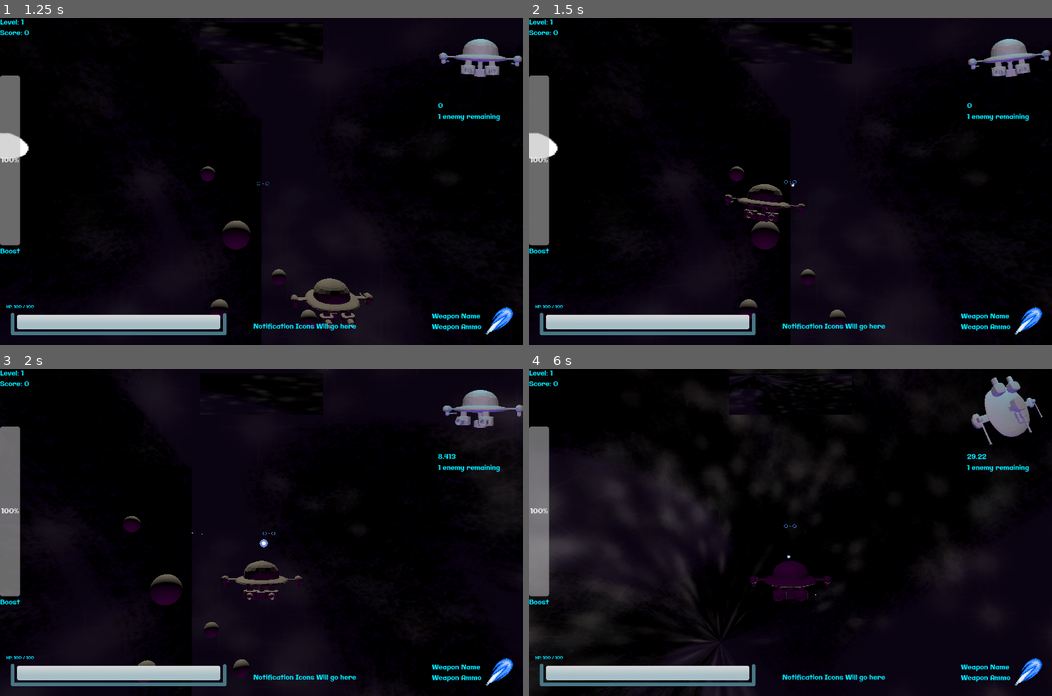
Above: before the commit, frames 1-4 (two rows, left to right).
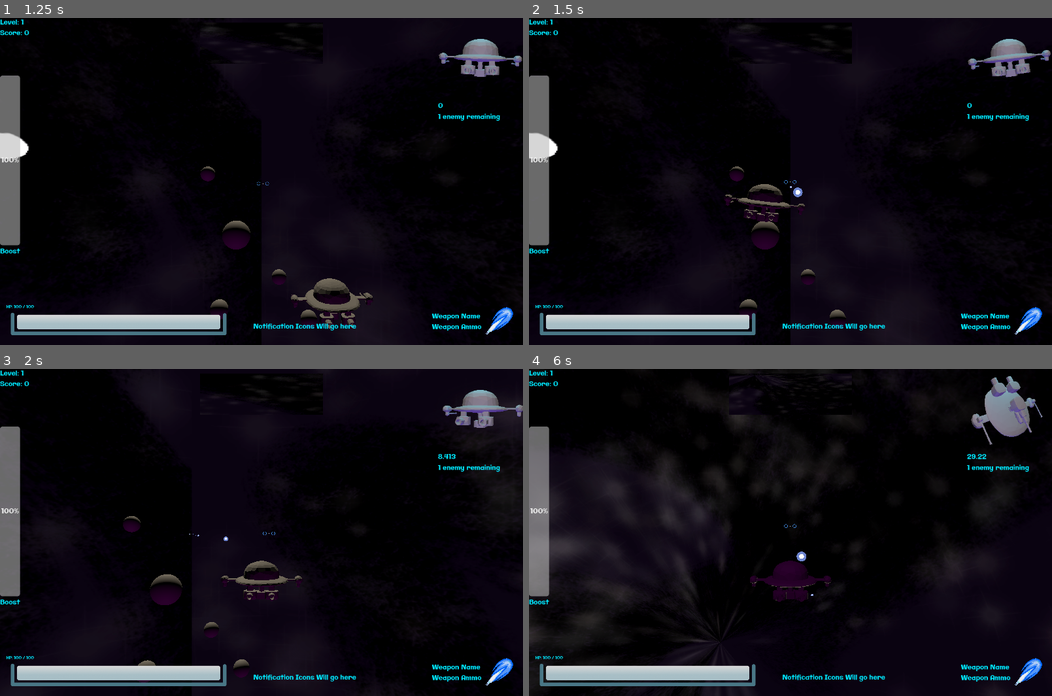
Above: after the commit, the same moments.

Repository: WilliamAalund/TAGD-Game-Jam-Fall-2024
Game: Godot game, scene res://Code/PrimaryScenes/Main/Main.tscn
Two runs of this game, one before a commit and one after it. Both use one fixed random seed, a clock stepped at 60 frames per second and the inputs below.
Inputs (mouse positions are in pixels of both pictures, inside the frame that each line leads up to):
- Up to frame 1 (1.25 s): click "Arcade" at 0.5 s
- Up to frame 2 (1.5 s): tap Enter at 1.25 s; move the mouse to (905, 165) at 1.27 s; hold D (debug_right) from 1.28 s (still down); hold Space (shoot) from 1.28 s (still down)
- Up to frame 3 (2 s): keep holding D (debug_right); keep holding Space (shoot)
- Up to frame 4 (6 s): move the mouse to (685, 548) at 2.02 s; release D (debug_right) at 2.03 s; release Space (shoot) at 2.03 s; hold S (debug_down) 2.03-2.78 s; tap Shift (boost) at 2.1 s; tap Space (shoot) at 2.3, 3.05, 3.8, 4.55, 5.1 s; move the mouse to (842, 460) at 2.77 s; hold D (debug_right) 2.78-3.53 s; hold F (break) 2.78-3.53 s; move the mouse to (764, 597) at 3.52 s; hold W (debug_up) 3.53-4.28 s; tap Z (expand_hud) at 3.6 s; move the mouse to (947, 581) at 4.27 s; hold Right mouse button (focus) 4.28-5.03 s; hold A (debug_left) 4.28-5.78 s; tap R (debug_press_1) at 4.9 s; move the mouse to (633, 483) at 5.02 s; move the mouse to (816, 532) at 5.77 s; hold S (debug_down) from 5.78 s (still down); hold Space (shoot) from 5.78 s (still down)

Frame 1 is identical in both runs. In frame 2, less than 0.1% of the frame differs, in the area x 49-53%, y 50-55%; in frame 3, less than 0.1%; in frame 4, less than 0.1%, in the area x 49-55%, y 55-70%.

Commit message:
Weapon System Refactor Implemented

Diff:
--- a/Game/Code/Entities/Player/v1/Player.tscn
+++ b/Game/Code/Entities/Player/v1/Player.tscn
@@ -8,6 +8,7 @@
 [ext_resource type="PackedScene" uid="uid://mwdnu3g0yeef" path="res://Code/Entities/Player/v1/PlayAreaSeeker.tscn" id="5_u7qfv"]
 [ext_resource type="PackedScene" uid="uid://cwuqqftk7pvtn" path="res://Code/Entities/Player/v1/CoreStatsManager.tscn" id="6_ng4yd"]
 [ext_resource type="PackedScene" uid="uid://bbgic7t57ie7l" path="res://Code/Entities/Player/v1/SoundController.tscn" id="7_12a38"]
+[ext_resource type="PackedScene" uid="uid://cdmch628osxlw" path="res://Code/Entities/Weapons/WeaponManager.tscn" id="7_34yx4"]
 
 [sub_resource type="Animation" id="Animation_qi1js"]
 length = 0.001
@@ -134,7 +135,10 @@
 transform = Transform3D(1, 0, 0, 0, 1, 0, 0, 0, 1, 0, 0, 1.06951)
 camera_following_player = false
 
+[node name="WeaponManager" parent="." instance=ExtResource("7_34yx4")]
+
 [node name="ProjectileHandler" parent="." instance=ExtResource("4_l1hh6")]
+process_mode = 4
 
 [node name="CoreStatsManager" parent="." instance=ExtResource("6_ng4yd")]
 
@@ -146,6 +150,7 @@
 [connection signal="new_player_data_packet" from="." to="Ship/PlayAreaSeeker" method="_on_player_new_player_data_packet"]
 [connection signal="new_player_data_packet" from="." to="ShipCamera" method="_on_player_new_player_data_packet"]
 [connection signal="new_player_data_packet" from="." to="ProjectileHandler" method="_on_player_new_player_data_packet"]
+[connection signal="new_player_data_packet" from="." to="WeaponManager" method="_on_player_new_player_data_packet"]
 [connection signal="ship_scraping_against_surface" from="Ship" to="CoreStatsManager" method="_on_ship_ship_scraping_against_surface"]
 [connection signal="projectile_fired" from="ProjectileHandler" to="Ship/SoundController" method="_on_projectile_handler_projectile_fired"]
 [connection signal="player_HP_depleted" from="CoreStatsManager" to="." method="_on_core_stats_manager_player_hp_depleted"]
--- /dev/null
+++ b/Game/Code/Entities/Weapons/FiringPorts.tscn
@@ -0,0 +1,18 @@
+[gd_scene load_steps=2 format=3 uid="uid://dofne8q1s7eqh"]
+
+[ext_resource type="Script" path="res://Code/Scripts/Non Globals/firing_ports.gd" id="1_ytpf5"]
+
+[node name="FiringPorts" type="Node3D"]
+script = ExtResource("1_ytpf5")
+
+[node name="Left" type="Marker3D" parent="."]
+transform = Transform3D(1, 0, 0, 0, 1, 0, 0, 0, 1, -1.2, 0, -1.5)
+
+[node name="Enemy" type="Marker3D" parent="."]
+transform = Transform3D(1, 0, 0, 0, 1, 0, 0, 0, 1, 0, 0, -1.5)
+
+[node name="Right" type="Marker3D" parent="."]
+transform = Transform3D(1, 0, 0, 0, 1, 0, 0, 0, 1, 1.2, 0, -1.5)
+
+[node name="Middle" type="Marker3D" parent="."]
+transform = Transform3D(1, 0, 0, 0, 1, 0, 0, 0, 1, 0, -1, 0)
--- /dev/null
+++ b/Game/Code/Entities/Weapons/Laser.tscn
@@ -0,0 +1,7 @@
+[gd_scene load_steps=3 format=3 uid="uid://csdrks55j6t1u"]
+
+[ext_resource type="PackedScene" uid="uid://bhwunq28wyi18" path="res://Code/Entities/Weapons/Weapon.tscn" id="1_2gp7w"]
+[ext_resource type="Script" path="res://Code/Scripts/Non Globals/laser.gd" id="2_sqiag"]
+
+[node name="Laser" instance=ExtResource("1_2gp7w")]
+script = ExtResource("2_sqiag")
--- /dev/null
+++ b/Game/Code/Entities/Weapons/Shotgun.tscn
@@ -0,0 +1,8 @@
+[gd_scene load_steps=3 format=3 uid="uid://e2stg3aeuxcl"]
+
+[ext_resource type="PackedScene" uid="uid://bhwunq28wyi18" path="res://Code/Entities/Weapons/Weapon.tscn" id="1_s1sac"]
+[ext_resource type="Script" path="res://Code/Scripts/Non Globals/Shotgun.gd" id="2_okngs"]
+
+[node name="Shotgun" instance=ExtResource("1_s1sac")]
+script = ExtResource("2_okngs")
+num_pellets = 4
--- /dev/null
+++ b/Game/Code/Entities/Weapons/Weapon.tscn
@@ -0,0 +1,9 @@
+[gd_scene load_steps=3 format=3 uid="uid://bhwunq28wyi18"]
+
+[ext_resource type="Script" path="res://Code/Tests/Weapons/v1/weapon.gd" id="1_muct8"]
+[ext_resource type="PackedScene" uid="uid://dofne8q1s7eqh" path="res://Code/Entities/Weapons/FiringPorts.tscn" id="2_827gt"]
+
+[node name="Weapon" type="Node3D"]
+script = ExtResource("1_muct8")
+
+[node name="FiringPorts" parent="." instance=ExtResource("2_827gt")]
--- /dev/null
+++ b/Game/Code/Entities/Weapons/WeaponManager.tscn
@@ -0,0 +1,6 @@
+[gd_scene load_steps=2 format=3 uid="uid://cdmch628osxlw"]
+
+[ext_resource type="Script" path="res://Code/Scripts/Non Globals/weapon_manager.gd" id="1_fvlwf"]
+
+[node name="WeaponManager" type="Node3D"]
+script = ExtResource("1_fvlwf")
--- a/Game/Code/Scripts/Classes/PlayerData.gd
+++ b/Game/Code/Scripts/Classes/PlayerData.gd
@@ -34,8 +34,9 @@
 @export var HP_depleted := false
 @export var infinite_scrap := false
 @export var score := 0
-enum secondary_weapons {NONE,MISSILE,SCOPED,MINIGUN}
-@export var secondary_weapon: secondary_weapons
+#enum secondary_weapons {NONE,MISSILE,SCOPED,MINIGUN}
+@export var primary_weapon_id = 0
+@export var secondary_weapon_id = -1
 @export var secondary_weapon_selected := false
 
 var scrape_current_invincibility_frames = 0
--- a/Game/Code/Scripts/Non Globals/Projectilev2.gd
+++ b/Game/Code/Scripts/Non Globals/Projectilev2.gd
@@ -6,6 +6,7 @@
 @export var projectile_creator_group = "Not Set"
 enum type_enum {LASER, MISSILE,TEST,ENEMY_LASER}
 @export var type: type_enum
+@export var damage: int = 10
 
 var distance_traveled
 var current_maximum_projectile_range
@@ -37,7 +38,7 @@
 			var collider = collision.get_collider()
 			if collider.is_in_group("player") and projectile_creator_group == "enemy":
 				#print("Player hit by projectile")
-				PlayerData.inflict_damage(10, "laser")
+				PlayerData.inflict_damage(damage, "laser")
 			elif collider.is_in_group("enemy") and projectile_creator_group == "player":
 				#print("Enemy hit by projectile")
 				if collider.has_method("damaged_by_projectile"):
@@ -48,15 +49,33 @@
 		end_explosion.global_position = self.global_position
 		self.queue_free()
 
-func set_up_projectile(projectile_type: type_enum, creator_basis: Basis,creator_group: String):
+
+func set_up_projectile_v2(creator_basis: Basis, projectile_damage: int, projectile_range: float, projectile_velocity: float, creator_group: String = "player", projectile_type: type_enum = type_enum.LASER):
+	print(creator_basis)
+	basis_of_projectile_creator = creator_basis
+	projectile_creator_group = creator_group
+	distance_traveled = 0.0
+	current_speed = projectile_velocity
+	current_maximum_projectile_range = projectile_range
+	damage = projectile_damage
+	if projectile_type == type_enum.LASER:
+		$Laser.visible = true
+		$PlayerLaserHitbox.disabled = false
+	elif projectile_type == type_enum.ENEMY_LASER:
+		$EnemyLaser.visible = true
+		$EnemyLaserHitbox.disabled = false
+	else:
+		$Laser.visible = true
+		$PlayerLaserHitbox.disabled = false
+
+func set_up_projectile(projectile_type: type_enum, creator_basis: Basis,creator_group: String): # Deprecated. use set_up_projectile_v2 instead
 	basis_of_projectile_creator = creator_basis
 	projectile_creator_group = creator_group
 	distance_traveled = 0.0
 	if projectile_type == type_enum.LASER:
 		current_speed = SPEED_LASER
 		current_maximum_projectile_range = MAX_RANGE_LASER
-		$Laser.visible = true
-		$PlayerLaserHitbox.disabled = false
+
 	elif projectile_type == type_enum.ENEMY_LASER:
 		current_speed = SPEED_ENEMY_LASER
 		current_maximum_projectile_range = MAX_RANGE_ENEMY_LASER
--- /dev/null
+++ b/Game/Code/Scripts/Non Globals/Shotgun.gd
@@ -0,0 +1,14 @@
+extends WeaponTest
+
+@export var num_pellets := 4
+
+# Called when the node enters the scene tree for the first time.
+func _ready() -> void:
+	pass # Replace with function body.
+
+
+func shoot():
+	print("Shotgun form of shoot")
+	for pellet in range(num_pellets):
+		firing_ports.spawn_projectile(projectile_spread_angle, projectile_damage, projectile_range, projectile_velocity, enemy_weapon) # FIXME: Not compatible with enemies yet
+# func set_up_projectile_v2(creator_basis: Basis, projectile_damage: int, projectile_range: float, projectile_velocity: float, creator_group: String = "player", projectile_type: type_enum = type_enum.LASER)
--- /dev/null
+++ b/Game/Code/Scripts/Non Globals/firing_ports.gd
@@ -0,0 +1,54 @@
+extends Node3D
+
+@onready var projectile_scene = load("res://Code/Entities/Projectile/v2/Projectile.tscn")
+
+enum port_modes{ALTERNATE,BOTTOM,THREE,ENEMY,CENTER}
+#@export var port_mode: port_modes
+
+var port_index = 0
+
+# Called when the node enters the scene tree for the first time.
+func _ready() -> void:
+	pass # Replace with function body.
+
+
+# Called every frame. 'delta' is the elapsed time since the previous frame.
+func _process(delta: float) -> void:
+	pass
+
+#set_up_projectile(projectile_type: type_enum, creator_basis: Basis,creator_group: String):
+
+func spawn_projectile(spread: float, projectile_damage: float, projectile_range: float, projectile_velocity: float, enemy_projectile: bool, port_mode: port_modes = port_modes.ALTERNATE) -> void:
+	var projectile_to_spawn = projectile_scene.instantiate()
+
+	var rotation_basis = self.global_transform.basis
+
+	# Generate random angles for horizontal and vertical spread
+	var horizontal_angle = randf_range(-spread, spread)
+	var vertical_angle = randf_range(-spread, spread)
+
+	# Convert angles to radians
+	horizontal_angle = deg_to_rad(horizontal_angle)
+	vertical_angle = deg_to_rad(vertical_angle)
+
+	# Create rotation bases for both axes
+	var horizontal_rotation = Basis().rotated(Vector3(0, 1, 0), horizontal_angle) # Y-axis rotation
+	var vertical_rotation = Basis().rotated(Vector3(1, 0, 0), vertical_angle) # X-axis rotation
+
+	# Combine rotations
+	rotation_basis = horizontal_rotation * vertical_rotation * rotation_basis
+
+	projectile_to_spawn.set_up_projectile_v2(rotation_basis, projectile_damage, projectile_range, projectile_velocity) #projectile_to_spawn.type_enum.LASER,projectile_velocity,
+
+	get_parent().get_parent().get_parent().add_child(projectile_to_spawn)
+
+	if port_mode == port_modes.CENTER:
+		projectile_to_spawn.global_position = $Middle.global_position
+	elif port_mode == port_modes.ALTERNATE:
+		if port_index == 0:
+			projectile_to_spawn.global_position = $Left.global_position
+			port_index += 1
+		else:
+			projectile_to_spawn.global_position = $Right.global_position
+			port_index = 0
+	print("Spawning Projectile")
--- /dev/null
+++ b/Game/Code/Scripts/Non Globals/laser.gd
@@ -0,0 +1,11 @@
+extends WeaponTest
+
+
+# Called when the node enters the scene tree for the first time.
+func _ready() -> void:
+	pass # Replace with function body.
+
+func shoot():
+	print("Laser form of shoot")
+	firing_ports.spawn_projectile(projectile_spread_angle, projectile_damage, projectile_range, projectile_velocity, enemy_weapon) # FIXME: Not compatible with enemies yet
+# func set_up_projectile_v2(creator_basis: Basis, projectile_damage: int, projectile_range: float, projectile_velocity: float, creator_group: String = "player", projectile_type: type_enum = type_enum.LASER)
--- /dev/null
+++ b/Game/Code/Scripts/Non Globals/weapon_manager.gd
@@ -0,0 +1,59 @@
+extends Node3D
+
+# TODO: Add switching between active weapons, if applicable
+@export var input_enabled = false
+
+@onready var laser_scene = load("res://Code/Entities/Weapons/Laser.tscn")
+@onready var shotgun_scene = load("res://Code/Entities/Weapons/Shotgun.tscn")
+# burst weapon scene yet to be implemented
+
+var weapon_count = 0
+
+const DEFAULT_LASER_WEAPON = {
+	"name": "Laser",
+	"rpm": 500.0,
+	"automatic": true,
+	"range": 1000.0,
+	"velocity": 700.0,
+	"spread": 0.5,
+	"damage": 8,
+	"firing_mode": "Alternate"
+}
+
+# Called when the node enters the scene tree for the first time.
+func _ready() -> void:
+	spawn_weapon(0)
+	print("Equipping laser primary weapon")
+
+
+func get_weapon_parameter_dictionary(weapon_id: int) -> Dictionary:
+	return DEFAULT_LASER_WEAPON # TODO: Implement this
+
+func spawn_weapon(weapon_id: int):
+	# Convert weapon id to dictionary
+	var weapon_parameters = get_weapon_parameter_dictionary(weapon_id)
+	var weapon_child
+
+	if weapon_parameters["name"] == "Laser":
+		weapon_child = laser_scene.instantiate()
+		if weapon_count == 0:
+			weapon_child.weapon_enabled = true
+			weapon_child.rounds_per_minute = weapon_parameters["rpm"]
+			weapon_child.automatic_firing = weapon_parameters["automatic"]
+			weapon_child.projectile_range = weapon_parameters["range"]
+			weapon_child.projectile_velocity = weapon_parameters["velocity"]
+			weapon_child.projectile_spread_angle = weapon_parameters["spread"]
+			weapon_child.projectile_damage = weapon_parameters["damage"]
+			weapon_child.firing_port_mode = weapon_parameters["firing_mode"]
+
+	self.add_child(weapon_child)
+	weapon_count += 1
+
+# Called every frame. 'delta' is the elapsed time since the previous frame.
+func _process(delta: float) -> void:
+	pass
+
+
+func _on_player_new_player_data_packet(packet: Variant) -> void:
+	self.global_position = packet["global_pos"]
+	self.transform.basis = packet["ship_basis"]
--- a/Game/Code/Scripts/TestScripts/weapons_manager.gd
+++ b/Game/Code/Scripts/TestScripts/weapons_manager.gd
@@ -1,14 +1,25 @@
 extends Node3D
+
+# Weapons manager: Activates, deactivates weaponry
+# Spawns in weapons that player utilizes
+# Broadcasts current weapon for use in other UI elements
+
+@onready var shotgun = load("res://Code/Tests/Weapons/Shotgun.tscn")
 
 
 # Called when the node enters the scene tree for the first time.
 func _ready() -> void:
 	pass # Replace with function body.
+	# Use PlayerData to spawn in new weapons
 
 
 # Called every frame. 'delta' is the elapsed time since the previous frame.
 func _process(delta: float) -> void:
 	pass
 
+func set_up_weapon_v1(weapon: String):
+	if weapon == "laser":
+		print("Setting up a laser")
+
 func setup_weapon_nodes(weapon):
 	pass
--- a/Game/Code/Tests/Weapons/FiringPorts.tscn
+++ /dev/null
@@ -1,3 +0,0 @@
-[gd_scene format=3 uid="uid://cv03wle265tbk"]
-
-[node name="FiringPorts" type="Node3D"]
--- a/Game/Code/Tests/Weapons/Shotgun.tscn
+++ /dev/null
@@ -1,5 +0,0 @@
-[gd_scene load_steps=2 format=3 uid="uid://bftad2h0artb1"]
-
-[ext_resource type="PackedScene" uid="uid://b68dst4wjm1e5" path="res://Code/Tests/Weapons/Weapon.tscn" id="1_bh7gc"]
-
-[node name="Weapon" instance=ExtResource("1_bh7gc")]
--- a/Game/Code/Tests/Weapons/Weapon.tscn
+++ /dev/null
@@ -1,11 +0,0 @@
-[gd_scene load_steps=3 format=3 uid="uid://b68dst4wjm1e5"]
-
-[ext_resource type="Script" path="res://Code/Scripts/TestScripts/core_weapon_stat_manager.gd" id="2_2o4fu"]
-[ext_resource type="PackedScene" uid="uid://cv03wle265tbk" path="res://Code/Tests/Weapons/FiringPorts.tscn" id="2_dat1x"]
-
-[node name="Weapon" type="Node3D"]
-
-[node name="FiringPorts" parent="." instance=ExtResource("2_dat1x")]
-
-[node name="CoreWeaponStatManager" type="Node3D" parent="."]
-script = ExtResource("2_2o4fu")
--- /dev/null
+++ b/Game/Code/Tests/Weapons/v1/FiringPorts.tscn
@@ -0,0 +1,18 @@
+[gd_scene load_steps=2 format=3 uid="uid://cv03wle265tbk"]
+
+[ext_resource type="Script" path="res://Code/Tests/Weapons/v1/firing_ports.gd" id="1_fajeb"]
+
+[node name="FiringPorts" type="Node3D"]
+script = ExtResource("1_fajeb")
+
+[node name="Left" type="Marker3D" parent="."]
+transform = Transform3D(1, 0, 0, 0, 1, 0, 0, 0, 1, -1.5, 0, -1.5)
+
+[node name="Enemy" type="Marker3D" parent="."]
+transform = Transform3D(1, 0, 0, 0, 1, 0, 0, 0, 1, 0, 0, -1.5)
+
+[node name="Right" type="Marker3D" parent="."]
+transform = Transform3D(1, 0, 0, 0, 1, 0, 0, 0, 1, 1.5, 0, -1.5)
+
+[node name="Middle" type="Marker3D" parent="."]
+transform = Transform3D(1, 0, 0, 0, 1, 0, 0, 0, 1, 0, -1, 0)
--- /dev/null
+++ b/Game/Code/Tests/Weapons/v1/LaserDerived.tscn
@@ -0,0 +1,12 @@
+[gd_scene load_steps=3 format=3 uid="uid://bst8vibf43ltw"]
+
+[ext_resource type="Script" path="res://Code/Tests/Weapons/v1/laser_derived.gd" id="1_rqeq0"]
+[ext_resource type="PackedScene" uid="uid://cv03wle265tbk" path="res://Code/Tests/Weapons/v1/FiringPorts.tscn" id="2_osist"]
+
+[node name="LaserDerived" type="Node3D"]
+script = ExtResource("1_rqeq0")
+weapon_enabled = true
+
+[node name="EnemyPort" type="Marker3D" parent="."]
+
+[node name="FiringPorts" parent="." instance=ExtResource("2_osist")]
--- /dev/null
+++ b/Game/Code/Tests/Weapons/v1/Shotgun.tscn
@@ -0,0 +1,10 @@
+[gd_scene load_steps=3 format=3 uid="uid://bftad2h0artb1"]
+
+[ext_resource type="PackedScene" uid="uid://b68dst4wjm1e5" path="res://Code/Tests/Weapons/v1/Weapon.tscn" id="1_bh7gc"]
+[ext_resource type="Script" path="res://Code/Tests/Weapons/v1/ShotgunTest.gd" id="2_1xhw5"]
+
+[node name="Weapon" instance=ExtResource("1_bh7gc")]
+script = ExtResource("2_1xhw5")
+
+[node name="FiringPorts" parent="." index="0"]
+port_mode = 1
--- /dev/null
+++ b/Game/Code/Tests/Weapons/v1/ShotgunTest.gd
@@ -0,0 +1,18 @@
+extends WeaponTest
+
+@export var number_of_pellets := 4
+
+# Called when the node enters the scene tree for the first time.
+func _ready() -> void:
+	pass # Replace with function body.
+	firing_ports.port_mode = firing_ports.port_modes.BOTTOM # This is a pretty weird way to do this, however,
+
+func shoot() -> void:
+	print("Calling shotgun shoot() function")
+	#spawn_projectile(spread_angle: float, velocity: float, range: float, damage: float, enemy_projectile: bool) -> void:
+	for pellet in range(number_of_pellets):
+		firing_ports.spawn_projectile(projectile_spread_angle, projectile_velocity, projectile_range, projectile_damage, enemy_weapon)
+
+# Called every frame. 'delta' is the elapsed time since the previous frame.
+#func _process(delta: float) -> void:
+	#pass
--- /dev/null
+++ b/Game/Code/Tests/Weapons/v1/Weapon.tscn
@@ -0,0 +1,7 @@
+[gd_scene load_steps=2 format=3 uid="uid://b68dst4wjm1e5"]
+
+[ext_resource type="PackedScene" uid="uid://cv03wle265tbk" path="res://Code/Tests/Weapons/v1/FiringPorts.tscn" id="2_dat1x"]
+
+[node name="Weapon" type="Node3D"]
+
+[node name="FiringPorts" parent="." instance=ExtResource("2_dat1x")]
--- /dev/null
+++ b/Game/Code/Tests/Weapons/v1/WeaponTester.tscn
@@ -0,0 +1,8 @@
+[gd_scene load_steps=2 format=3 uid="uid://deqy7u3l5jbuk"]
+
+[ext_resource type="PackedScene" uid="uid://bftad2h0artb1" path="res://Code/Tests/Weapons/v1/Shotgun.tscn" id="1_bjws6"]
+
+[node name="WeaponTest" type="Node3D"]
+
+[node name="Weapon" parent="." instance=ExtResource("1_bjws6")]
+weapon_enabled = true
--- /dev/null
+++ b/Game/Code/Tests/Weapons/v1/firing_ports.gd
@@ -0,0 +1,20 @@
+extends Node3D
+
+@onready var projectile_scene = load("res://Code/Entities/Projectile/v2/Projectile.tscn")
+
+enum port_modes{ALTERNATE,BOTTOM,THREE,ENEMY}
+@export var port_mode: port_modes
+
+# Called when the node enters the scene tree for the first time.
+func _ready() -> void:
+	pass # Replace with function body.
+
+
+# Called every frame. 'delta' is the elapsed time since the previous frame.
+func _process(delta: float) -> void:
+	pass
+
+func spawn_projectile(spread: float, velocity: float, range: float, damage: float, enemy_projectile: bool) -> void:
+	pass
+	var projectile_to_spawn = projectile_scene.instantiate()
+	print("Spawning Projectile")
--- a/Game/Code/Scripts/TestScripts/core_weapon_stat_manager.gd
+++ b/Game/Code/Tests/Weapons/v1/laser_derived.gd
@@ -1,12 +1,11 @@
-extends Node3D
+extends WeaponTest
 
-@export var rpm = 100
-@export var damage = 5
 
 # Called when the node enters the scene tree for the first time.
 func _ready() -> void:
 	pass # Replace with function body.
 
+
 # Called every frame. 'delta' is the elapsed time since the previous frame.
 func _process(delta: float) -> void:
 	pass
--- /dev/null
+++ b/Game/Code/Tests/Weapons/v1/weapon.gd
@@ -0,0 +1,57 @@
+extends Node3D
+class_name WeaponTest
+
+signal weapon_fired
+
+@onready var firing_ports = $FiringPorts
+
+# Weapon parameters
+@export var enemy_weapon := false # If true, controls what firing ports are used by the subclass
+@export var weapon_enabled := false # If weapon is useable or not
+@export var rounds_per_minute: float = 200.0 :
+	get:
+		return rounds_per_minute
+	set(value):
+		rounds_per_minute = value
+		fire_rate = 60.0 / rounds_per_minute
+var fire_rate := 60.0 / rounds_per_minute # Not directly altered by other code.
+@export var automatic_firing := true # Controls if the player can continue firing by holding down a button
+@export var projectile_range := 10.0 # Farthest distance in units a projectile will travel before deleting itself
+@export var projectile_velocity := 10.0 # Velocity at which projectile will travel
+@export var projectile_spread_angle := 5.0
+@export var projectile_damage := 5
+@export var firing_port_mode = "Alternate" # FIXME: This is not implemented
+
+var elapsed_time_since_last_shot := 0.0
+var can_shoot := true
+
+# Called when the node enters the scene tree for the first time.
+func _ready() -> void:
+	pass # Replace with function body.
+
+func weapon_process(delta: float):
+	if not can_shoot:
+		elapsed_time_since_last_shot += delta
+		if elapsed_time_since_last_shot >= fire_rate:
+			can_shoot = true
+			elapsed_time_since_last_shot = 0.0
+	elif weapon_enabled:
+		var shot = false
+		if automatic_firing and Input.is_action_pressed("shoot"):
+			shot = true
+		elif not automatic_firing and Input.is_action_just_pressed("shoot"):
+			shot = true
+		if shot:
+			can_shoot = false
+			weapon_fired.emit()
+			shoot()
+	else:
+		pass # Can shoot, but weapon is not enabled
+
+
+func shoot():
+	print("shoot() not implemented in parent Weapon class") # Implemented in lower functions
+
+# Called every frame. 'delta' is the elapsed time since the previous frame.
+func _process(delta: float) -> void:
+	weapon_process(delta)
--- /dev/null
+++ b/Game/Code/Tests/Weapons/v2/FiringPorts.tscn
@@ -0,0 +1,18 @@
+[gd_scene load_steps=2 format=3 uid="uid://dqfxiuembmr8q"]
+
+[ext_resource type="Script" path="res://Code/Scripts/Non Globals/firing_ports.gd" id="1_kydi3"]
+
+[node name="FiringPorts" type="Node3D"]
+script = ExtResource("1_kydi3")
+
+[node name="Left" type="Marker3D" parent="."]
+transform = Transform3D(1, 0, 0, 0, 1, 0, 0, 0, 1, -1.5, 0, -1.5)
+
+[node name="Enemy" type="Marker3D" parent="."]
+transform = Transform3D(1, 0, 0, 0, 1, 0, 0, 0, 1, 0, 0, -1.5)
+
+[node name="Right" type="Marker3D" parent="."]
+transform = Transform3D(1, 0, 0, 0, 1, 0, 0, 0, 1, 1.5, 0, -1.5)
+
+[node name="Middle" type="Marker3D" parent="."]
+transform = Transform3D(1, 0, 0, 0, 1, 0, 0, 0, 1, 0, -1, 0)
--- /dev/null
+++ b/Game/Code/Tests/Weapons/v2/WeaponTester2.tscn
@@ -0,0 +1,34 @@
+[gd_scene load_steps=4 format=3 uid="uid://ci7bci32wpulw"]
+
+[ext_resource type="PackedScene" uid="uid://csdrks55j6t1u" path="res://Code/Entities/Weapons/Laser.tscn" id="2_labnx"]
+[ext_resource type="PackedScene" uid="uid://e2stg3aeuxcl" path="res://Code/Entities/Weapons/Shotgun.tscn" id="2_x11b0"]
+
+[sub_resource type="CapsuleMesh" id="CapsuleMesh_0rblk"]
+
+[node name="WeaponTest" type="Node3D"]
+
+[node name="Camera3D" type="Camera3D" parent="."]
+transform = Transform3D(-4.31306e-08, -0.162465, 0.986714, -7.10157e-09, 0.986714, 0.162465, -1, -1.33227e-15, -4.37114e-08, 24.0095, 6.07561, 0)
+
+[node name="Shotgun" parent="." instance=ExtResource("2_x11b0")]
+num_pellets = 2
+rounds_per_minute = 150.0
+projectile_range = 25.0
+projectile_velocity = 25.0
+projectile_spread_angle = 10.0
+
+[node name="Laser" parent="." instance=ExtResource("2_labnx")]
+weapon_enabled = true
+rounds_per_minute = 600.0
+projectile_range = 25.0
+projectile_velocity = 15.0
+
+[node name="MeshInstance3D" type="MeshInstance3D" parent="."]
+transform = Transform3D(1, 0, 0, 0, 1, 0, 0, 0, 1, -1.46838, 2.00377, -1.32967)
+mesh = SubResource("CapsuleMesh_0rblk")
+skeleton = NodePath("../Laser")
+
+[node name="MeshInstance3D2" type="MeshInstance3D" parent="."]
+transform = Transform3D(1, 0, 0, 0, 1, 0, 0, 0, 1, 1.52775, 1.93284, -1.5073)
+mesh = SubResource("CapsuleMesh_0rblk")
+skeleton = NodePath("../Laser")
Not shown: 1 places in Game/Code/Entities/Player/v1/Player.tscn that only renumber resources
Renamed: Game/Code/Tests/Weapons/WeaponsManager.tscn -> Game/Code/Tests/Weapons/v1/WeaponsManager.tscn
